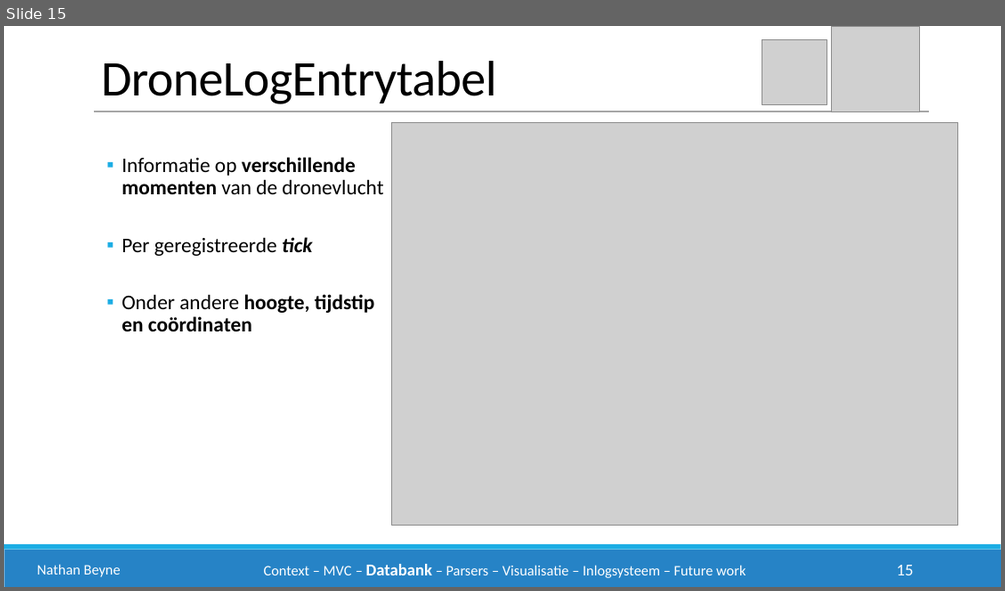
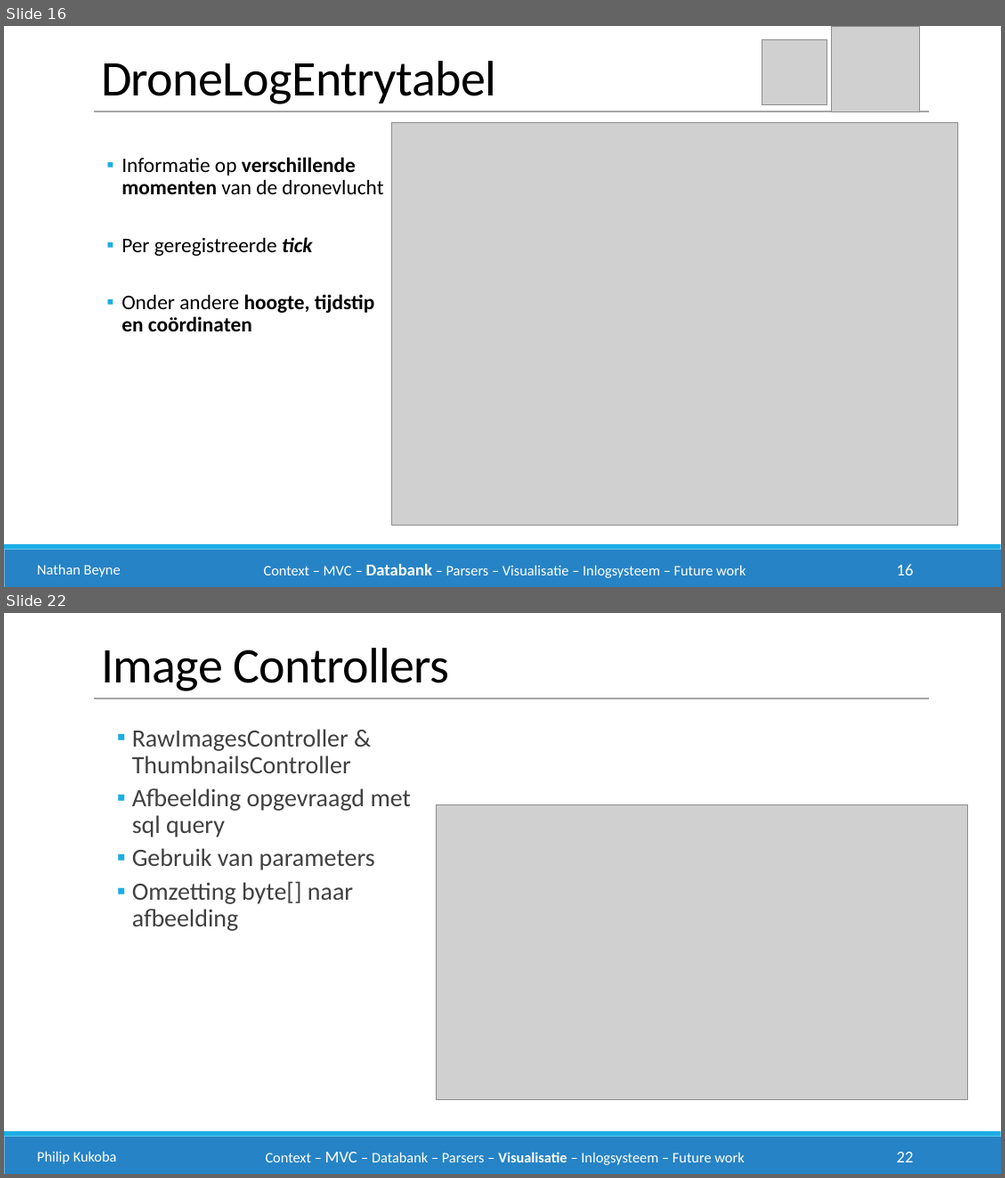
Before and after one commit to philipkukoba/Bachelors-Dissertation-DroneWebApp, a slide deck: documenten/eindpresentatie/drone1.pptx. Shown one above the other, each under a label of ours: slide 15 before the commit, slides 16 and 22 after it; the slides between them are not shown. The pictures are 1005x591 and 1005x1178 pixels, drawn with LibreOffice and Linux fonts; fonts in the diff are those of the drawing; grey boxes stand for pictures. Boxes give left, top, right and bottom in pixels: in the first picture for what was removed or moved away, otherwise in the second. Text is boxed around its words. In the diff, an @@ line names an element or a change of style, - is before the commit and + after.

```diff
--- a/documenten/eindpresentatie/drone1.pptx
+++ b/documenten/eindpresentatie/drone1.pptx
@@ slide 22 added at box(4, 613, 1001, 1174), background #FFFFFF; not listed: 2 template elements that a slide beside it also shows @@
@@ text added at box(101, 648, 450, 691), 48 pt, text #000000 @@
+Image Controllers
@@ line added from (94, 698) to (929, 698), #A6A6A6 1 pt @@
@@ text added at box(132, 729, 412, 931), 24 pt, text #404040 @@
+  ▪ RawImagesController & ThumbnailsController
+  ▪ Afbeelding opgevraagd met sql query
+  ▪ Gebruik van parameters
+  ▪ Omzetting byte[] naar afbeelding
@@ picture added at box(437, 805, 968, 1100) @@
@@ text added at box(37, 1151, 117, 1164), 14 pt, text #FFFFFF @@
+Philip Kukoba
@@ text added at box(266, 1151, 744, 1165), 14 pt, text #FFFFFF @@
+Context – MVC – Databank – Parsers – Visualisatie – Inlogsysteem – Future work
@@ page number added at box(897, 1151, 914, 1162), 16 pt, text #FFFFFF @@
+22
@@ what was slide 15 is now slide 16 @@
@@ page number at box(897, 564, 914, 575): text changed @@
-15
+16
```
Also in this commit, not shown: 1 slide changed, 6 other slides added.
